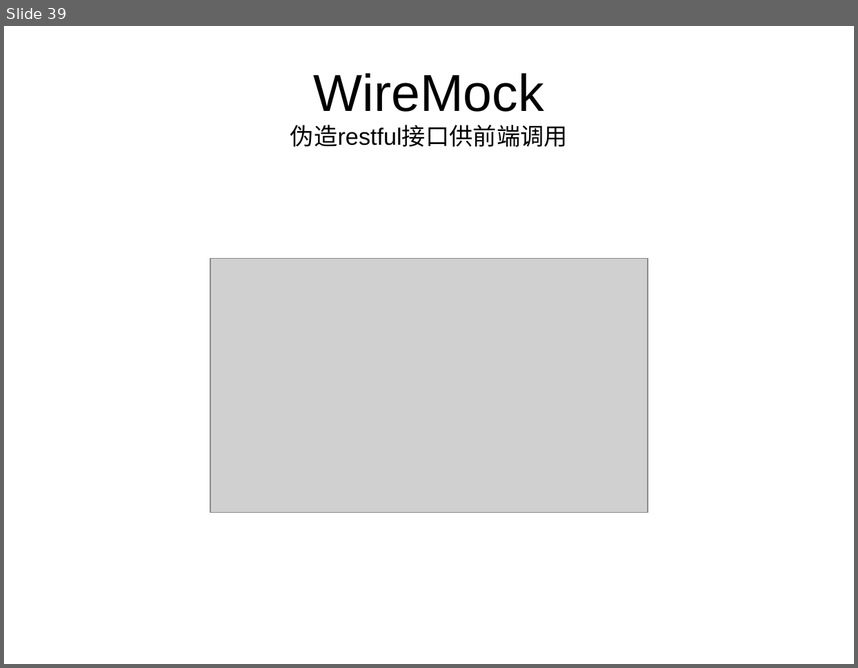
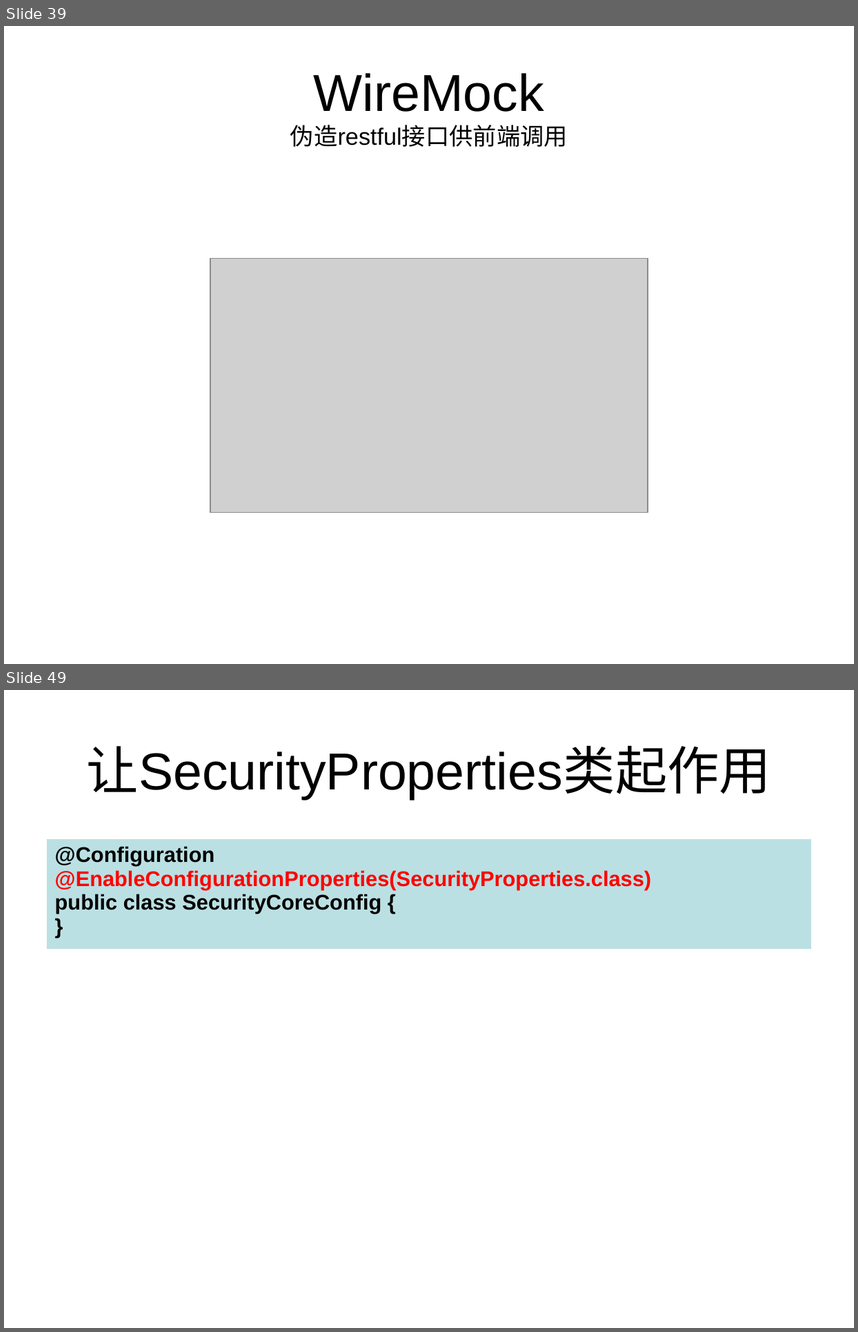
Before and after one commit to HangStarLi/Spring-Security, a slide deck: SpringSecurity.ppt. Shown one above the other, each under a label of ours: slide 39 before the commit, slides 39 and 49 after it; the slides between them are not shown. The pictures are 858x668 and 858x1332 pixels, drawn with LibreOffice and Linux fonts; fonts in the diff are those of the drawing; grey boxes stand for pictures. Boxes give left, top, right and bottom in pixels: in the first picture for what was removed or moved away, otherwise in the second. Text is boxed around its words. In the diff, an @@ line names an element or a change of style, - is before the commit and + after.

```diff
--- a/SpringSecurity.ppt
+++ b/SpringSecurity.ppt
@@ slide 49 added at box(4, 690, 854, 1328), background #FFFFFF @@
@@ title added at box(87, 746, 771, 800), 44 pt, text #000000 @@
+让SecurityProperties类起作用
@@ table added at box(47, 839, 811, 949), 1 rows, 1 columns @@
+@Configuration / @EnableConfigurationProperties(SecurityProperties.class) / public class SecurityCoreConfig { / }
```
Also in this commit, not shown: 11 other slides added, 31 other files.
